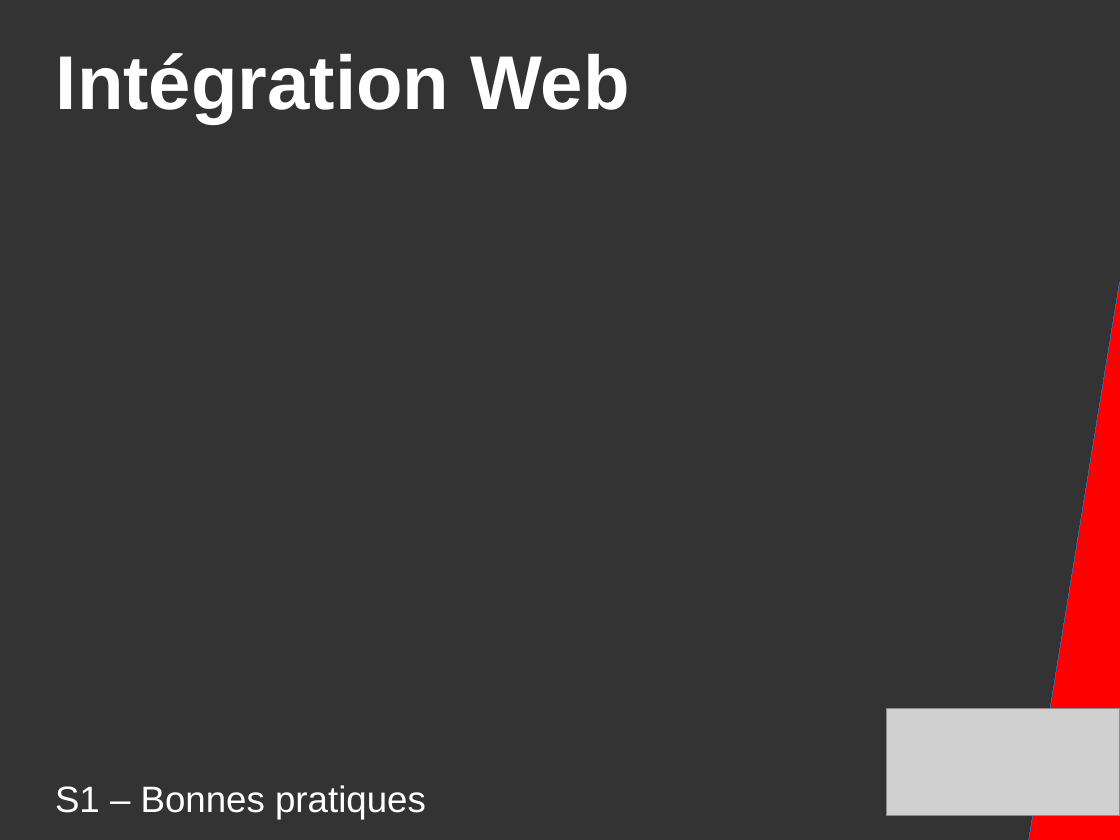
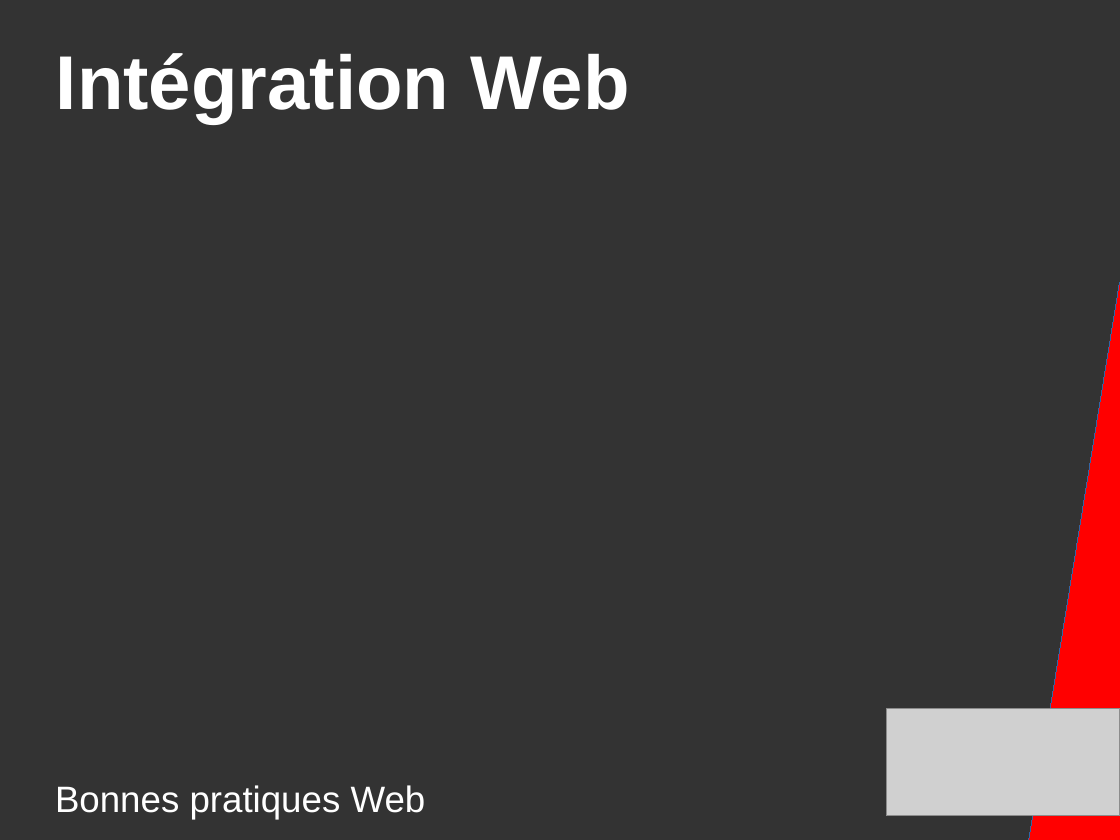
Before and after one commit to DanYellow/presentations, a slide deck: slide 1 of mmi/html/bonnes-pratiques/presentation.odp. Drawn at 1120x840 pixels with LibreOffice and Linux fonts; fonts in the diff are those of the drawing; grey boxes stand for pictures. Boxes give left, top, right and bottom in pixels: in the first picture for what was removed or moved away, otherwise in the second. Text is boxed around its words. In the diff, an @@ line names an element or a change of style, - is before the commit and + after.

```diff
--- a/mmi/html/bonnes-pratiques/presentation.odp
+++ b/mmi/html/bonnes-pratiques/presentation.odp
@@ title at bbox=[55, 785, 426, 819]: text changed @@
-S1 – Bonnes pratiques
+Bonnes pratiques Web
```
Also in this commit, not shown: 6 other slides changed, 4 slides added, 30 other files.
